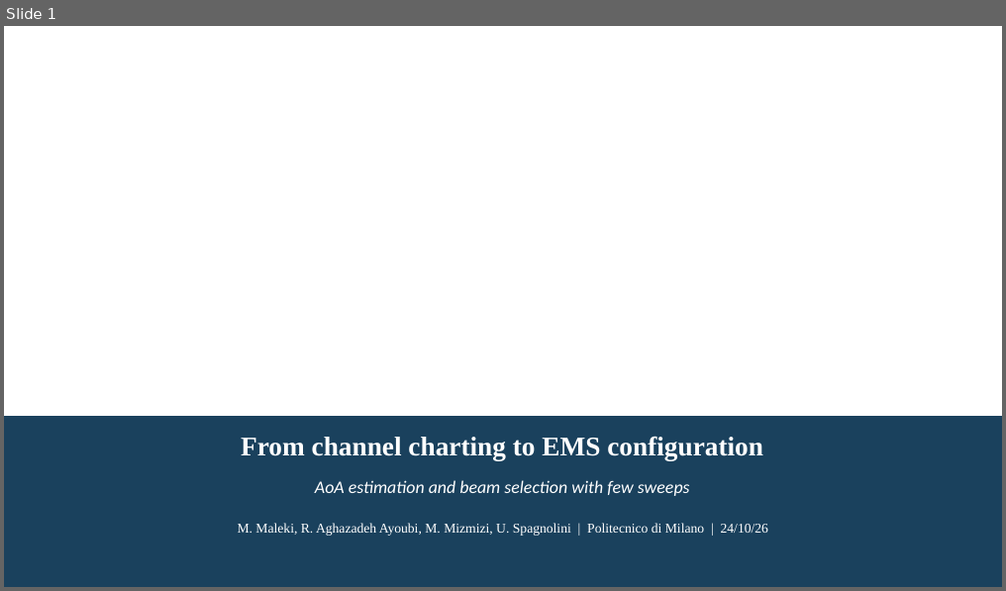
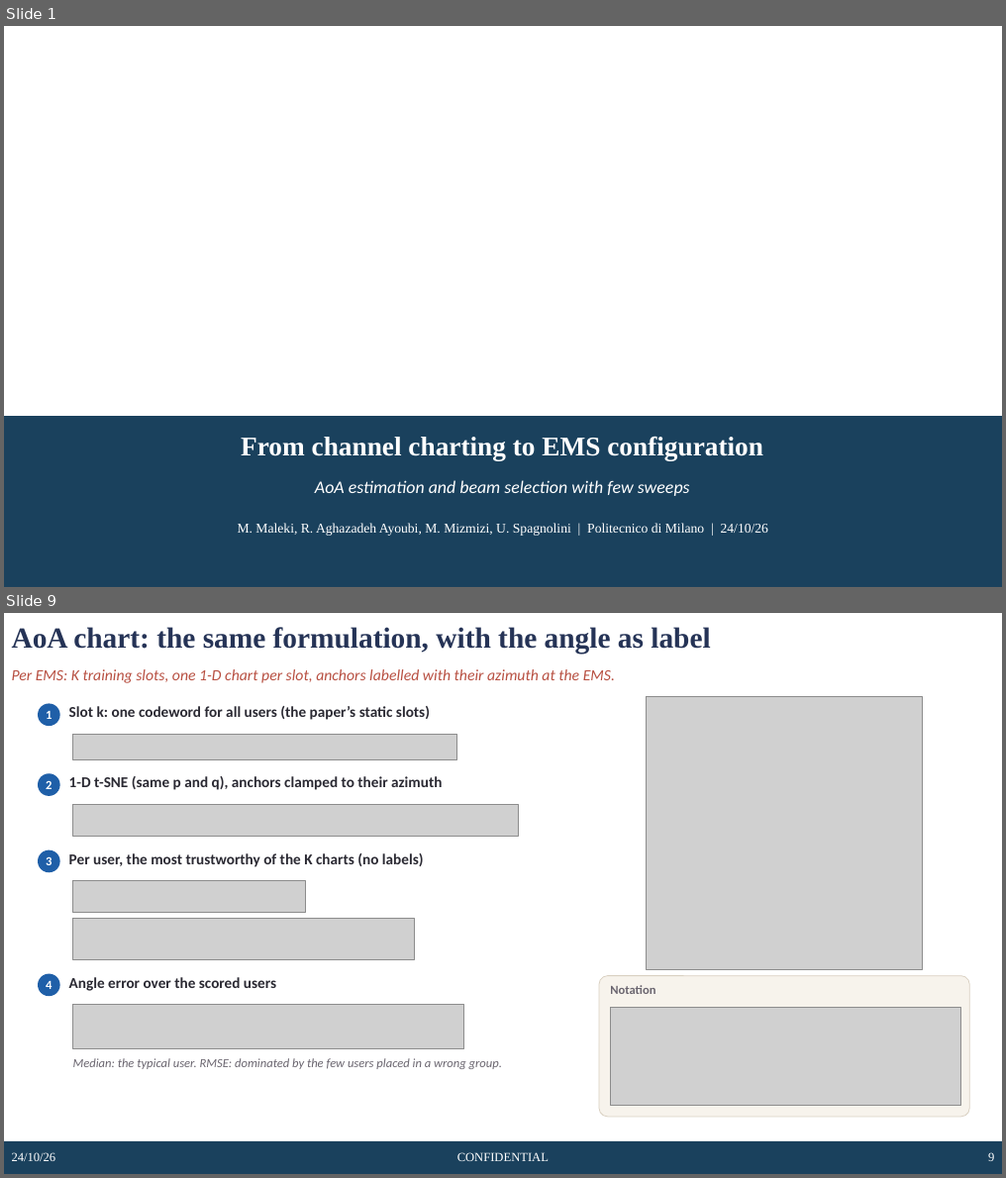
Before and after one commit to rizianno/Channel-charting-in-smart-radio-environments, a slide deck: slides/CC_EMS_configuration_slides.pptx. Shown one above the other, each under a label of ours: slide 1 before the commit, slides 1 and 9 after it; the slides between them are not shown. The pictures are 1006x591 and 1006x1178 pixels, drawn with LibreOffice and Linux fonts; fonts in the diff are those of the drawing; grey boxes stand for pictures; background and template pictures are left out. Boxes give left, top, right and bottom in pixels: in the first picture for what was removed or moved away, otherwise in the second. Text is boxed around its words. In the diff, an @@ line names an element or a change of style, - is before the commit and + after.

```diff
--- a/slides/CC_EMS_configuration_slides.pptx
+++ b/slides/CC_EMS_configuration_slides.pptx
@@ slide 9 added at box(4, 613, 1002, 1174), background #FFFFFF @@
@@ title added at box(12, 627, 710, 654), 28 pt, text #253356, bold @@
+AoA chart: the same formulation, with the angle as label
@@ text added at box(12, 669, 615, 683), 15 pt, text #B85042, italic @@
+Per EMS: K training slots, one 1-D chart per slot, anchors labelled with their azimuth at the EMS.
@@ picture added at box(647, 697, 922, 970) @@
@@ ellipse added at box(38, 703, 60, 726), fill #1F5FA8, 12 pt, text #FFFFFF, bold @@
+1
@@ text added at box(69, 706, 430, 720), 14.5 pt, text #2B2A33, bold @@
+Slot k: one codeword for all users (the paper’s static slots)
@@ picture added at box(73, 735, 456, 760) @@
@@ ellipse added at box(38, 774, 60, 796), fill #1F5FA8, 12 pt, text #FFFFFF, bold @@
+2
@@ text added at box(69, 776, 442, 790), 14.5 pt, text #2B2A33, bold @@
+1-D t-SNE (same p and q), anchors clamped to their azimuth
@@ picture added at box(73, 805, 519, 836) @@
@@ ellipse added at box(38, 851, 60, 872), fill #1F5FA8, 12 pt, text #FFFFFF, bold @@
+3
@@ text added at box(69, 854, 424, 867), 14.5 pt, text #2B2A33, bold @@
+Per user, the most trustworthy of the K charts (no labels)
@@ picture added at box(73, 881, 306, 912) @@
@@ picture added at box(73, 919, 414, 959) @@
@@ ellipse added at box(38, 973, 60, 996), fill #1F5FA8, 12 pt, text #FFFFFF, bold @@
+4
@@ text added at box(69, 977, 276, 991), 14.5 pt, text #2B2A33, bold @@
+Angle error over the scored users
@@ rounded rectangle added at box(599, 976, 969, 1117), fill #F7F3EC, outline #D9D0C1 0.75 pt @@
@@ text added at box(610, 985, 655, 994), 12 pt, text #6B6670, bold @@
+Notation
@@ picture added at box(73, 1004, 464, 1050) @@
@@ picture added at box(611, 1008, 961, 1106) @@
@@ text added at box(73, 1059, 502, 1069), 12 pt, text #6B6670, italic @@
+Median: the typical user. RMSE: dominated by the few users placed in a wrong group.
@@ rectangle added at box(4, 1142, 1002, 1174), fill #1A415D @@
@@ text added at box(12, 1153, 56, 1161), 12 pt, text #FFFFFF @@
+24/10/26
@@ text added at box(457, 1153, 548, 1161), 12 pt, text #FFFFFF @@
+CONFIDENTIAL
@@ page number added at box(988, 1153, 994, 1161), 12 pt, text #FFFFFF @@
+9
```
Also in this commit, not shown: 2 slides changed, 6 other slides added, 1 slide removed, 45 other files.
